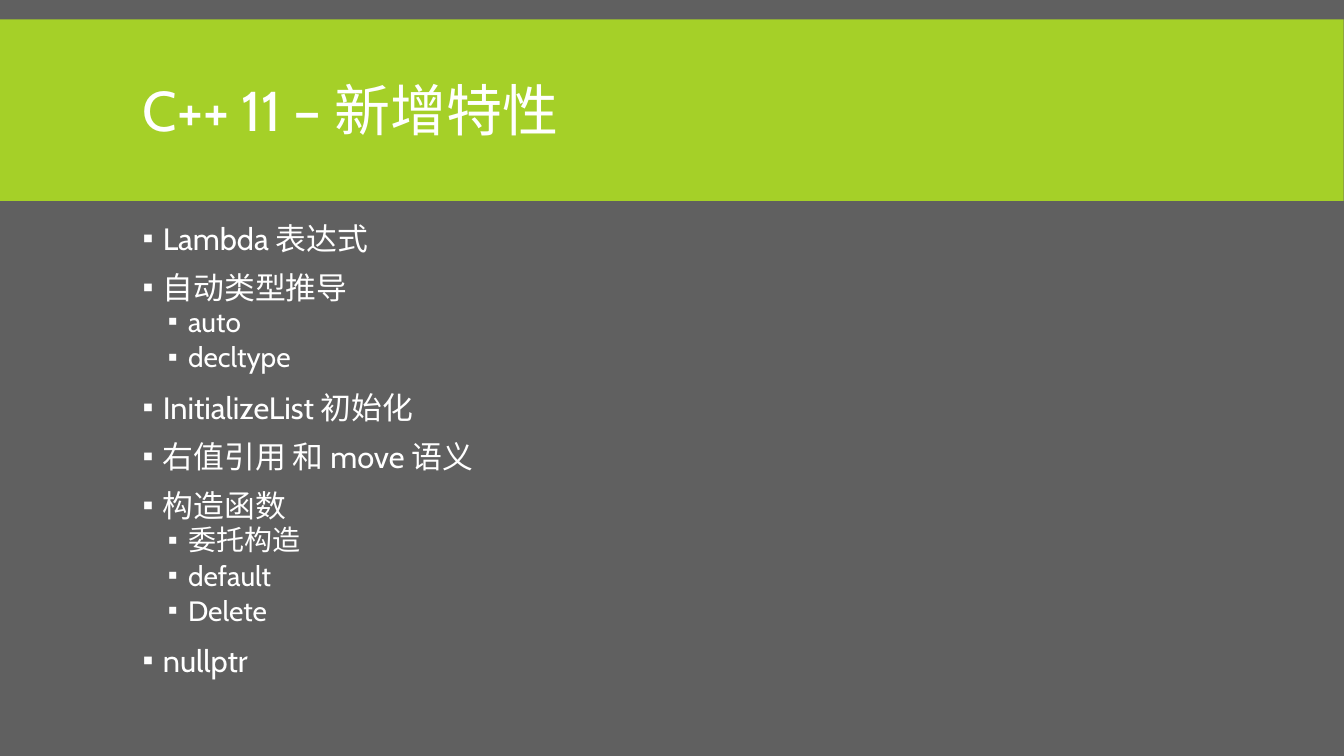
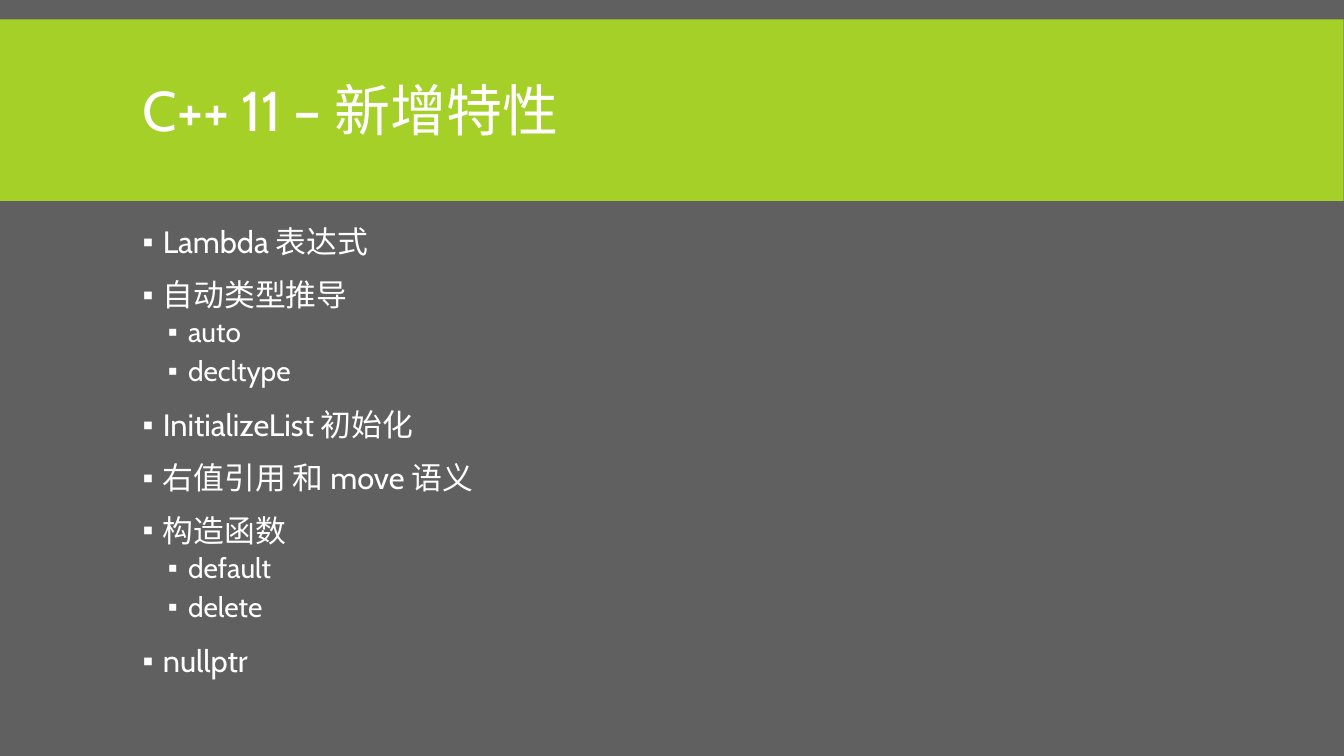
Before and after one commit to albertclass/Lessons, a slide deck: slide 67 of advance c++/courseware.pptx. Drawn at 1344x756 pixels with LibreOffice and Linux fonts; fonts in the diff are those of the drawing. Boxes give left, top, right and bottom in pixels: in the first picture for what was removed or moved away, otherwise in the second. Text is boxed around its words. In the diff, an @@ line names an element or a change of style, - is before the commit and + after.

```diff
--- a/advance c++/courseware.pptx
+++ b/advance c++/courseware.pptx
@@ text at (163, 227, 472, 679): line spacing 0.8 to 0.9 @@
@@ text at (188, 526, 300, 552): paragraph removed @@
-  ▪ 委托构造
@@ text at (188, 596, 262, 618): text changed @@
-  ▪ Delete
+  ▪ delete
```
Also in this commit, not shown: 3 other slides changed, 2 slides added, 2 slides removed, 3 other files.
